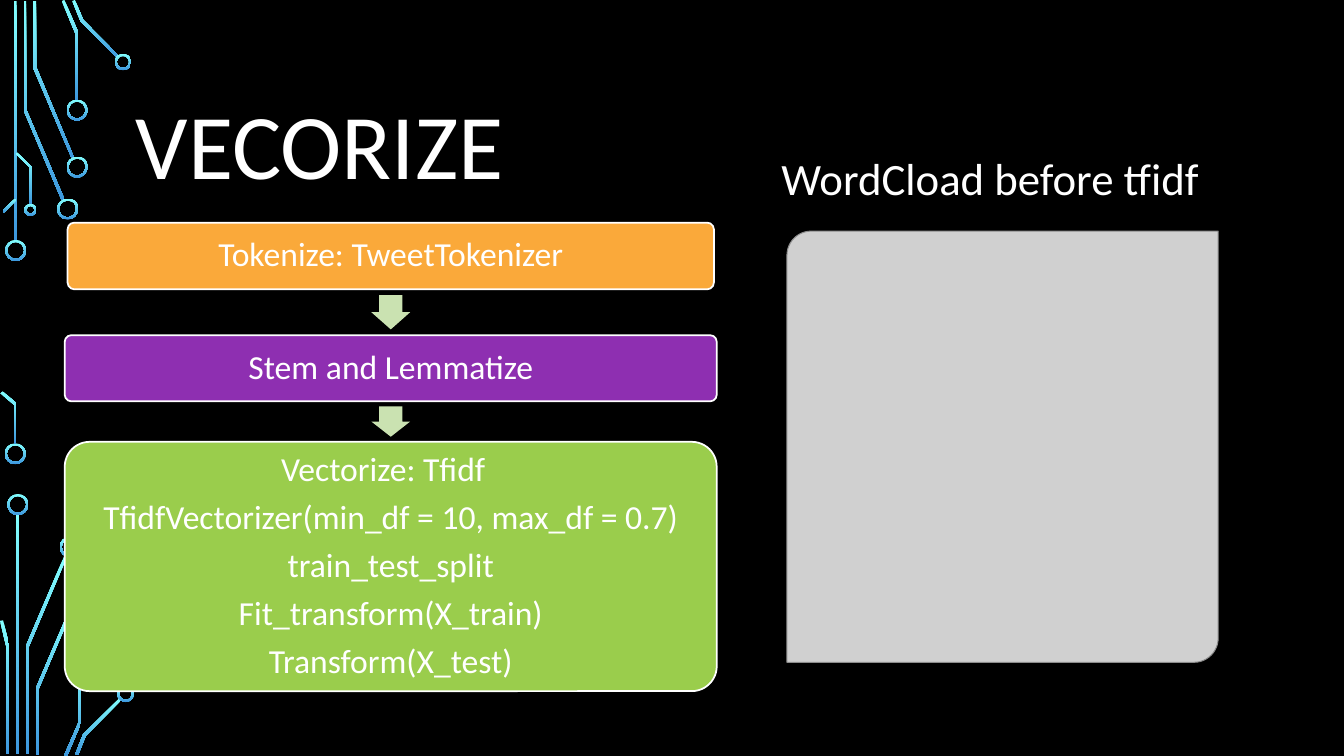
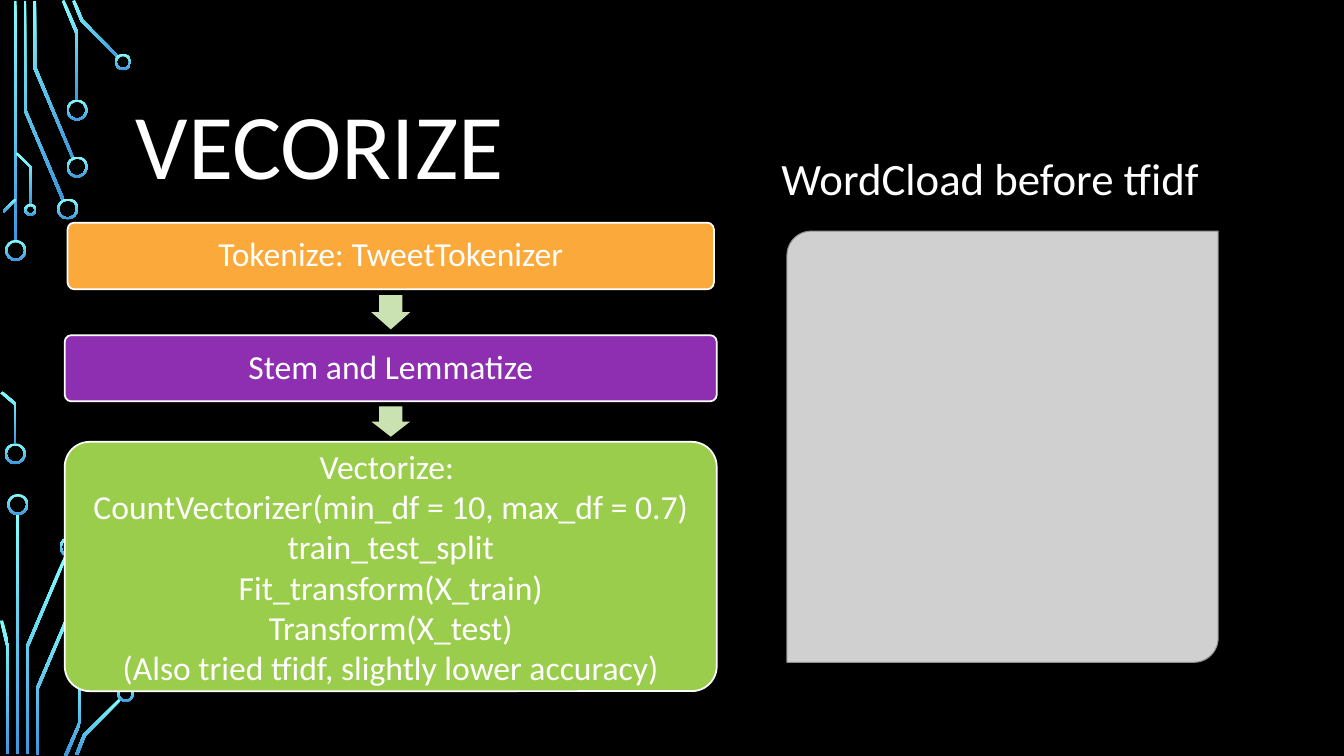
Before and after one commit to mengyanl/Corona_Tweet, a slide deck: slide 5 of Presentation_Tweet.pptx. Drawn at 1344x756 pixels with LibreOffice and Linux fonts; fonts in the diff are those of the drawing; grey boxes stand for pictures; background and template pictures are left out. Boxes give left, top, right and bottom in pixels: in the first picture for what was removed or moved away, otherwise in the second. Text is boxed around its words. In the diff, an @@ line names an element or a change of style, - is before the commit and + after.

```diff
--- a/Presentation_Tweet.pptx
+++ b/Presentation_Tweet.pptx
@@ text at box(93, 456, 688, 524): text changed @@
-Vectorize: Tfidf
-TfidfVectorizer(min_df = 10, max_df = 0.7)
+Vectorize:
+CountVectorizer(min_df = 10, max_df = 0.7)
@@ text at box(239, 535, 543, 645): line spacing 0.9 to 1; less space between paragraphs @@
@@ text at box(123, 655, 658, 686): paragraph added @@
+(Also tried tfidf, slightly lower accuracy)
```
Also in this commit, not shown: 6 other slides changed, 7 other files.
